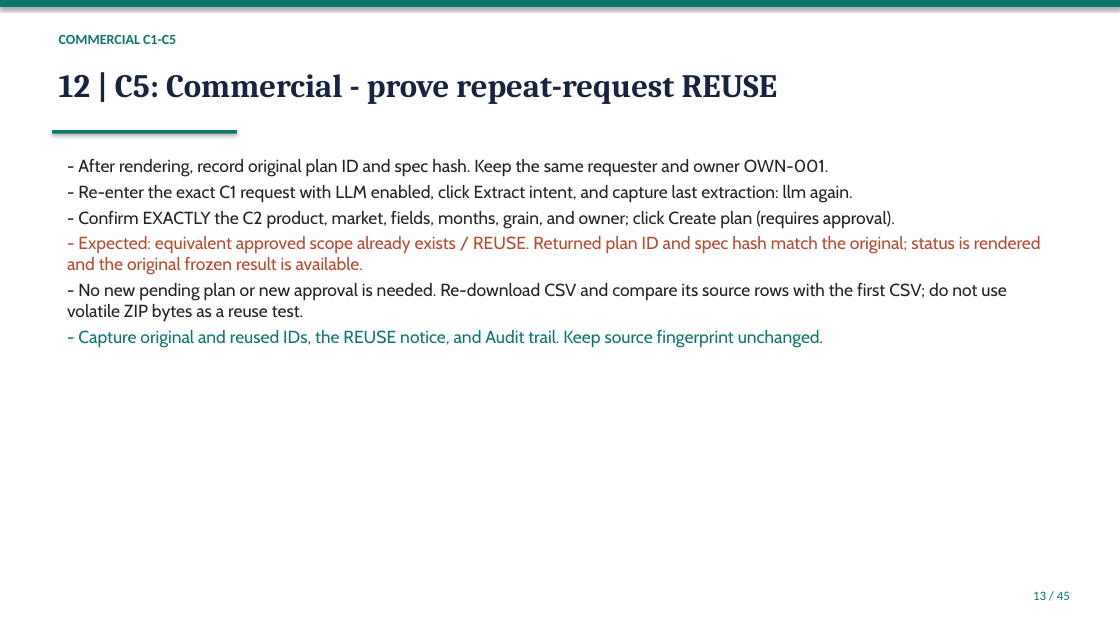
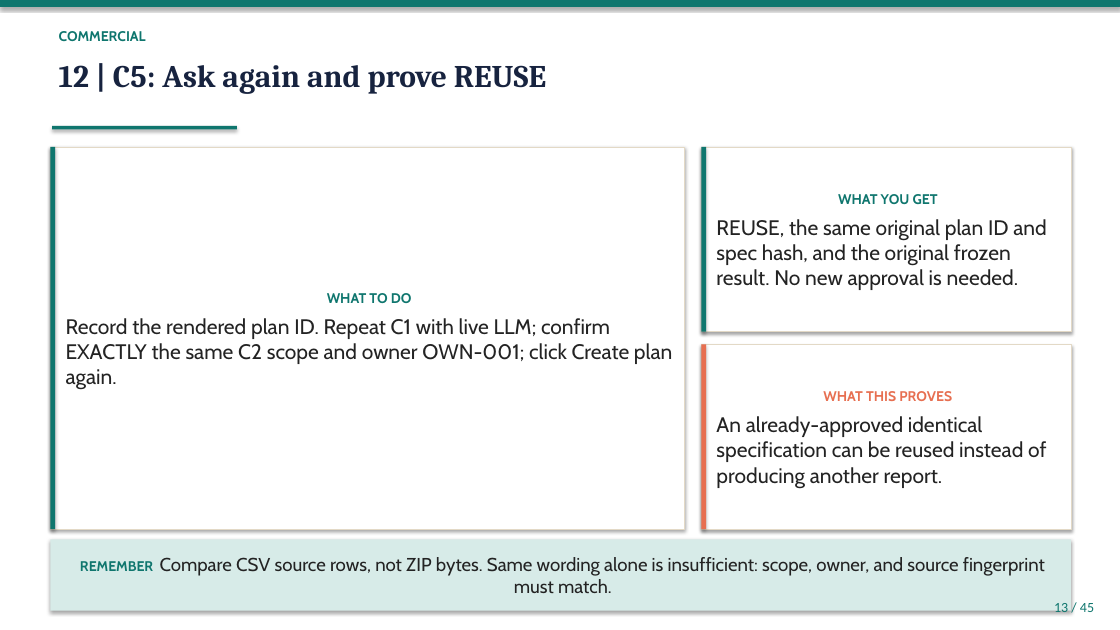
Before and after one commit to Princeadhi123/Since-AI-Hackathon, a slide deck: slide 13 of docs/DEMO_SLIDES.pptx. Drawn at 1120x630 pixels with LibreOffice and Linux fonts; fonts in the diff are those of the drawing. Boxes give left, top, right and bottom in pixels: in the first picture for what was removed or moved away, otherwise in the second. Text is boxed around its words. In the diff, an @@ line names an element or a change of style, - is before the commit and + after.

```diff
--- a/docs/DEMO_SLIDES.pptx
+++ b/docs/DEMO_SLIDES.pptx
@@ text at <box>59,31,146,41</box>: text changed; font Calibri to Cabin @@
-COMMERCIAL C1-C5
+COMMERCIAL
@@ text at <box>59,65,546,94</box>: text changed; size 28 to 27 pt @@
-12 | C5: Commercial - prove repeat-request REUSE
+12 | C5: Ask again and prove REUSE
@@ rectangle "WHAT TO DO": place and size @@
-rectangle "WHAT TO DO" at <box>67,159,1041,347</box>
+rectangle "WHAT TO DO" at <box>50,147,685,529</box>
@@ rectangle "WHAT TO DO" at <box>50,147,685,529</box>: vertical alignment top to middle; fill none to #FFFFFF; outline none to #E3D9C6 0.75 pt; shadow on @@
@@ rectangle added at <box>50,147,55,529</box>, fill #0F766E @@
@@ rectangle: place and size @@
-rectangle at <box>52,130,237,134</box>
+rectangle at <box>52,126,237,129</box>
@@ rectangle added at <box>702,147,1071,332</box>, fill #FFFFFF, outline #E3D9C6 0.75 pt, 18 pt, text #232323 @@
+WHAT YOU GET
+REUSE, the same original plan ID and spec hash, and the original frozen result. No new approval is needed.
@@ rectangle added at <box>702,147,707,332</box>, fill #0F766E @@
@@ text in rectangle at <box>66,293,672,390</box>: text changed; size 15 to 18 pt @@
-- After rendering, record original plan ID and spec hash. Keep the same requester and owner OWN-001.
-- Re-enter the exact C1 request with LLM enabled, click Extract intent, and capture last extraction: llm again.
-- Confirm EXACTLY the C2 product, market, fields, months, grain, and owner; click Create plan (requires approval).
-- Expected: equivalent approved scope already exists / REUSE. Returned plan ID and spec hash match the original; status is rendered and the original frozen result is available.
-- No new pending plan or new approval is needed. Re-download CSV and compare its source rows with the first CSV; do not use volatile ZIP bytes as a reuse test.
-- Capture original and reused IDs, the REUSE notice, and Audit trail. Keep source fingerprint unchanged.
+WHAT TO DO
+Record the rendered plan ID. Repeat C1 with live LLM; confirm EXACTLY the same C2 scope and owner OWN-001; click Create plan again.
@@ rectangle added at <box>702,344,1071,529</box>, fill #FFFFFF, outline #E3D9C6 0.75 pt, 18 pt, text #232323 @@
+WHAT THIS PROVES
+An already-approved identical specification can be reused instead of producing another report.
@@ rectangle added at <box>702,344,707,529</box>, fill #E76F51 @@
@@ rectangle added at <box>50,539,1071,611</box>, fill #D7EBE8, 16 pt, text #232323 @@
+REMEMBER Compare CSV source rows, not ZIP bytes. Same wording alone is insufficient: scope, owner, and source fingerprint must match.
@@ text "13 / 45": place and size @@
-text "13 / 45" at <box>1033,591,1070,600</box>
+text "13 / 45" at <box>1054,603,1094,613</box>
@@ text "13 / 45" at <box>1054,603,1094,613</box>: size 11 to 12 pt @@
```
Also in this commit, not shown: 26 other slides changed, 18 slides added, 18 slides removed, 7 other files.
